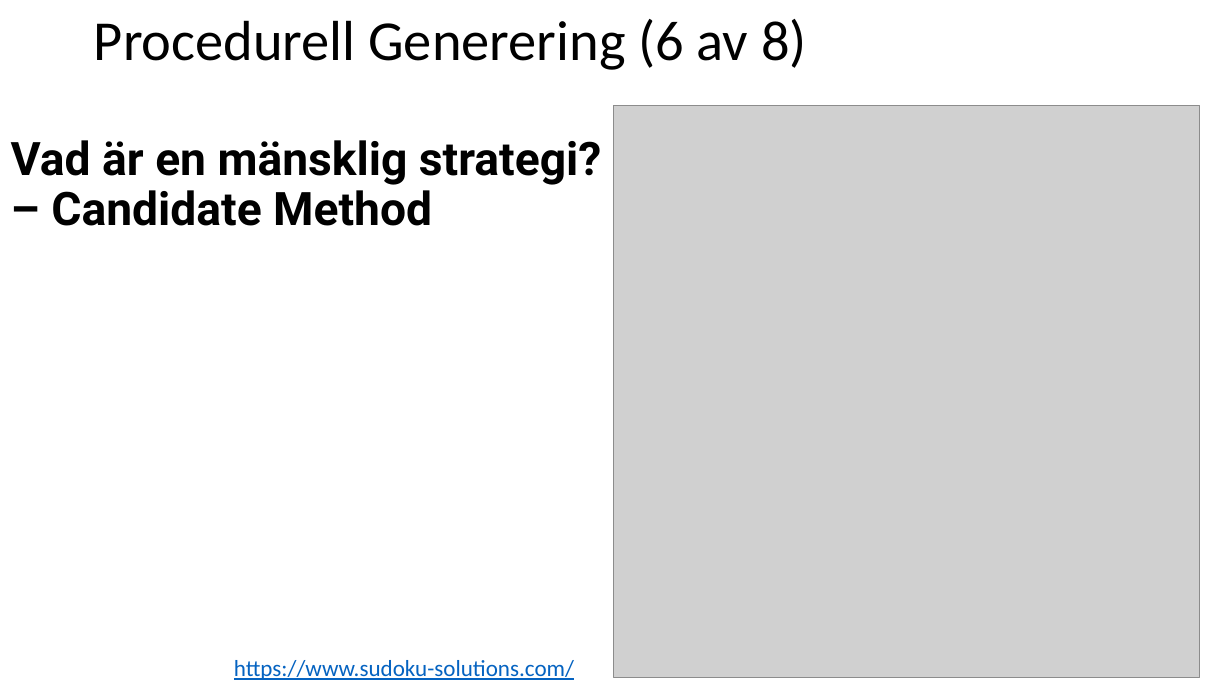
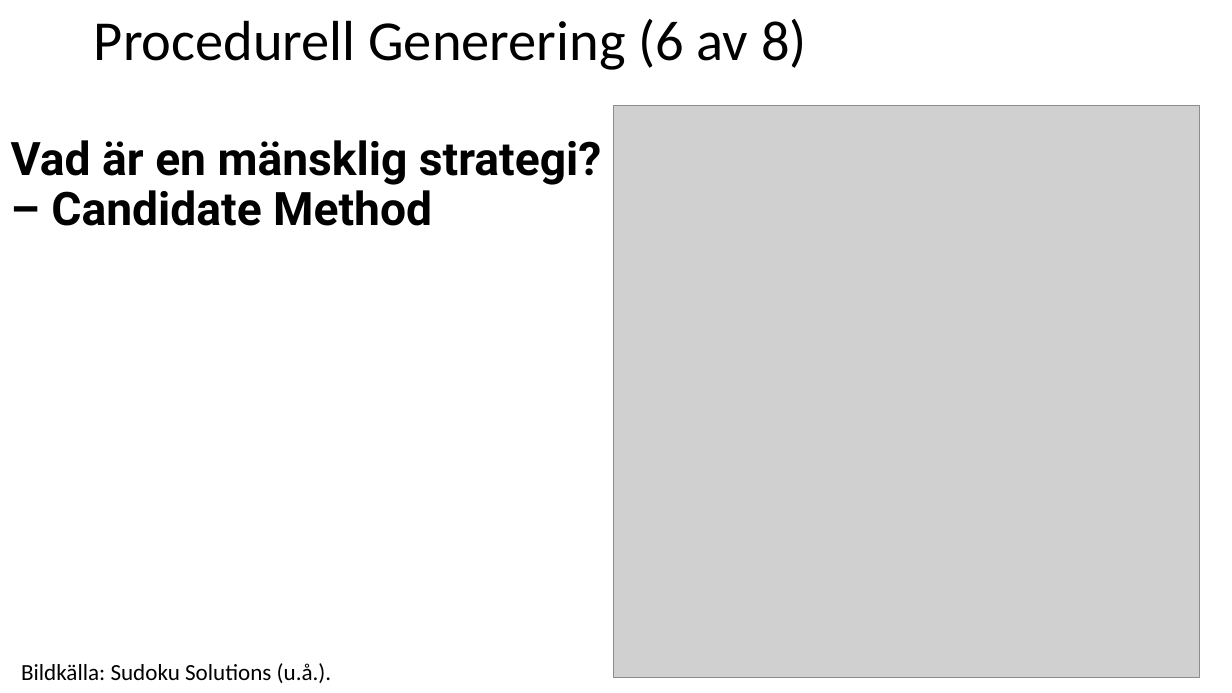
Before and after one commit to pythonpalle/sudoku, a slide deck: slide 9 of Procedurell_Generering_Prototyp.pptx. Drawn at 1232x693 pixels with LibreOffice and Linux fonts; fonts in the diff are those of the drawing; grey boxes stand for pictures. Boxes give left, top, right and bottom in pixels: in the first picture for what was removed or moved away, otherwise in the second. Text is boxed around its words. In the diff, an @@ line names an element or a change of style, - is before the commit and + after.

```diff
--- a/Procedurell_Generering_Prototyp.pptx
+++ b/Procedurell_Generering_Prototyp.pptx
@@ text added at [21, 663, 332, 683], 18 pt, text #000000 @@
+Bildkälla: Sudoku Solutions (u.å.).
@@ text removed at [234, 660, 574, 680] @@
-https://www.sudoku-solutions.com/
```
Also in this commit, not shown: 7 other slides changed, 2 other files.
